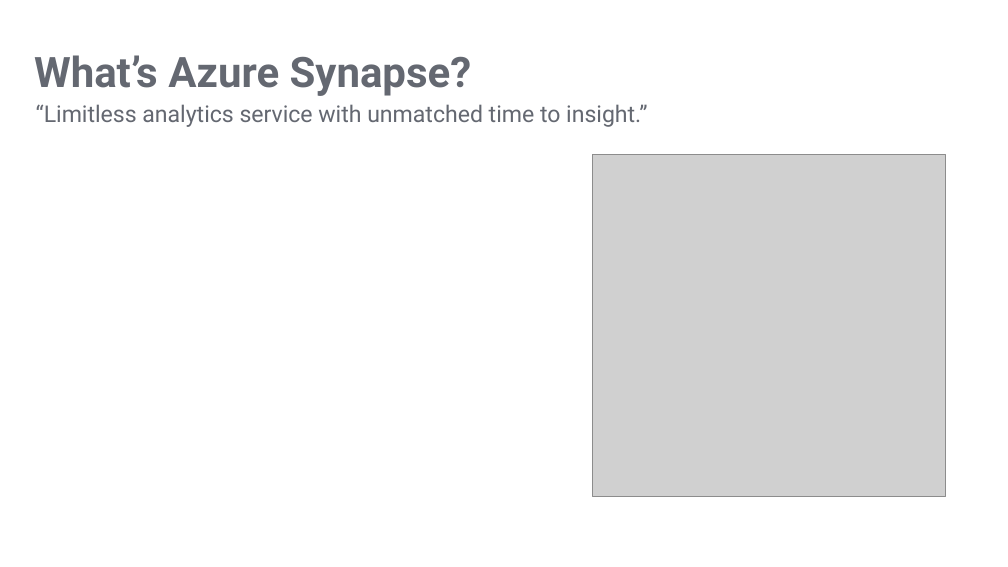
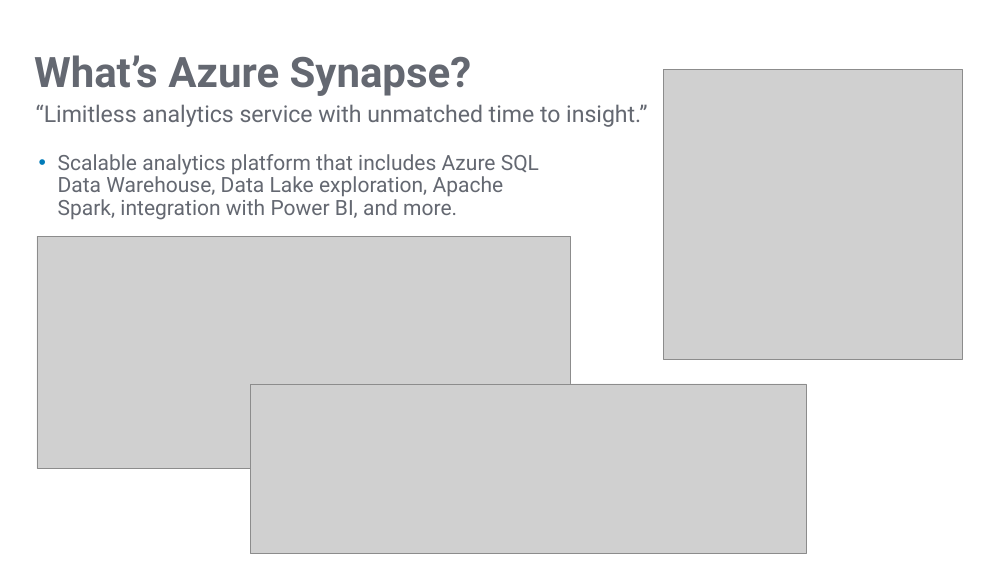
Before and after one commit to BlueGranite/azure-synapse-vcf-analysis, a slide deck: slide 2 of Query Millions of WGS Variants in Minutes with Azure Synapse.pptx (slide 3 before the commit). Drawn at 1008x567 pixels with LibreOffice and Linux fonts; fonts in the diff are those of the drawing; grey boxes stand for pictures; background and template pictures are left out. Boxes give left, top, right and bottom in pixels: in the first picture for what was removed or moved away, otherwise in the second. Text is boxed around its words. In the diff, an @@ line names an element or a change of style, - is before the commit and + after.

```diff
--- a/Query Millions of WGS Variants in Minutes with Azure Synapse.pptx
+++ b/Query Millions of WGS Variants in Minutes with Azure Synapse.pptx
@@ picture resized from (x1=593, y1=154, x2=946, y2=497) to (x1=664, y1=70, x2=963, y2=359) @@
@@ text added at (x1=58, y1=154, x2=539, y2=220), 20 pt, text #646871 @@
+• Scalable analytics platform that includes Azure SQL Data Warehouse, Data Lake exploration, Apache Spark, integration with Power BI, and more.
@@ picture added at (x1=37, y1=236, x2=571, y2=469) @@
@@ picture added at (x1=250, y1=384, x2=807, y2=554) @@
```
Also in this commit, not shown: 1 other slide changed.
